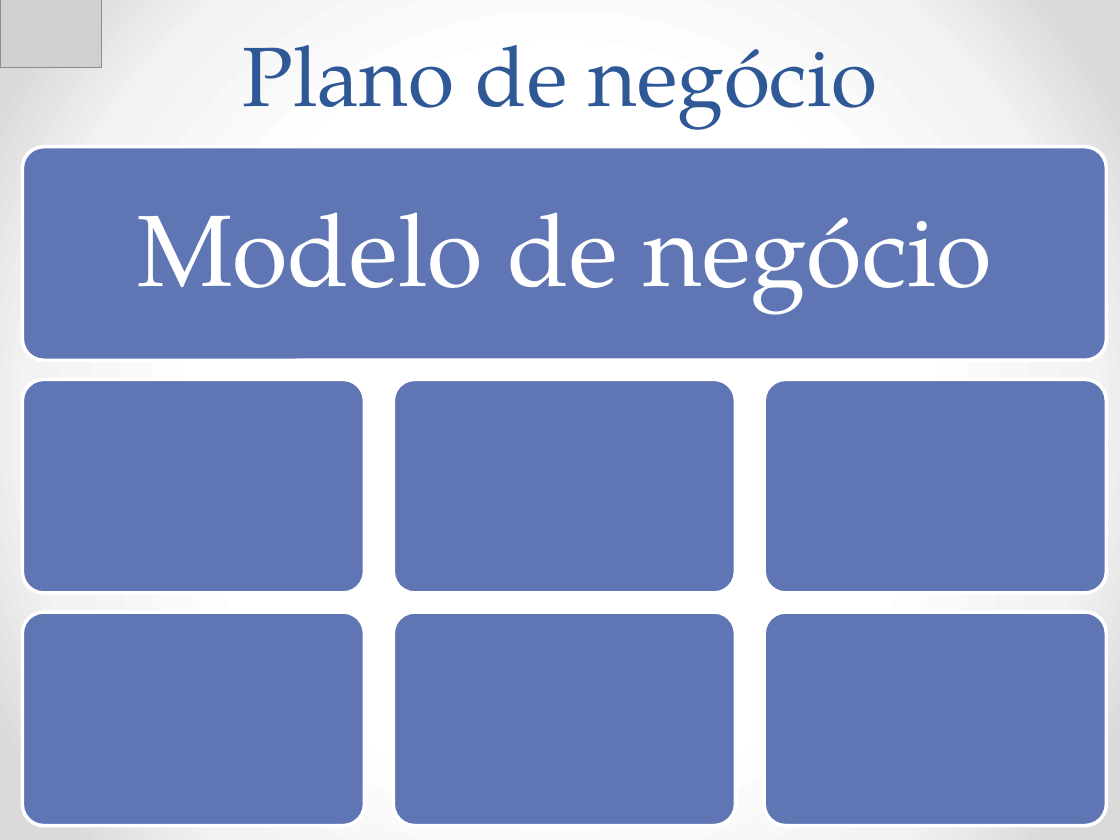
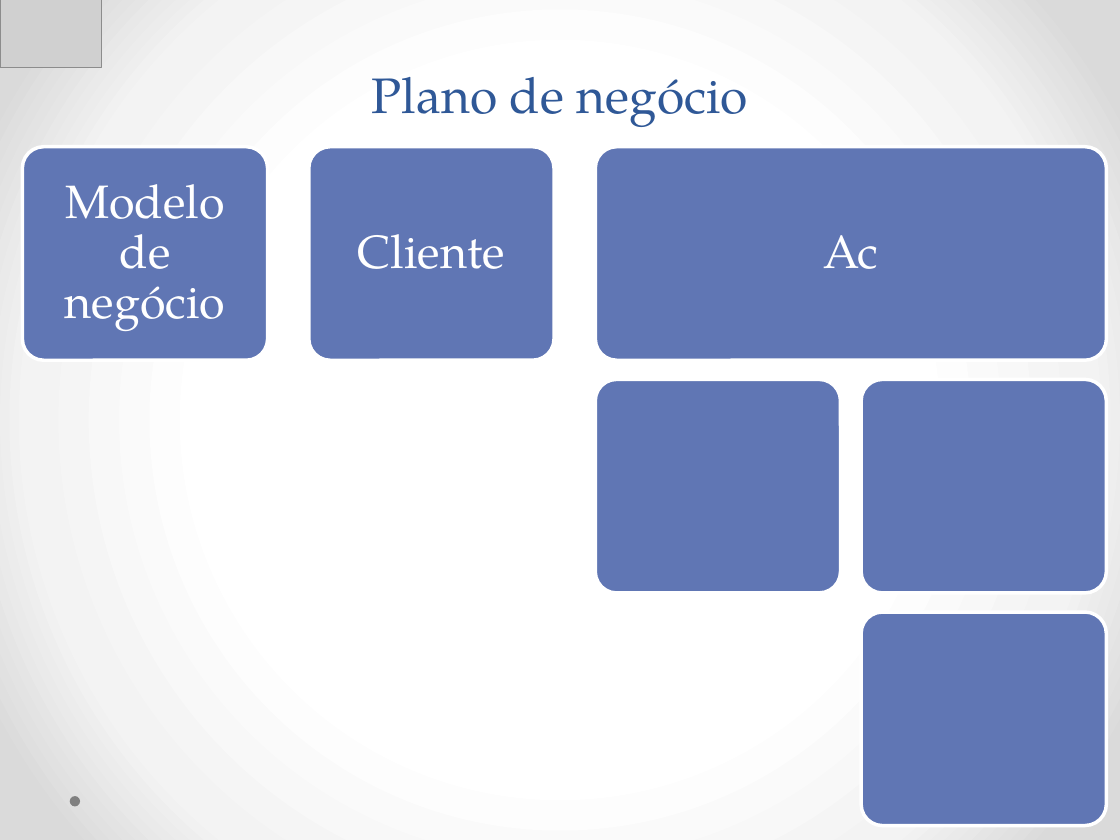
Before and after one commit to Neimarmg/TCC, a slide deck: slide 5 of Ppt-Andamento.pptx. Drawn at 1120x840 pixels with LibreOffice and Linux fonts; fonts in the diff are those of the drawing; grey boxes stand for pictures. Boxes give left, top, right and bottom in pixels: in the first picture for what was removed or moved away, otherwise in the second. Text is boxed around its words. In the diff, an @@ line names an element or a change of style, - is before the commit and + after.

```diff
--- a/Ppt-Andamento.pptx
+++ b/Ppt-Andamento.pptx
@@ title "Plano de negócio" at <box>372,77,748,127</box>: size 54 to 32 pt @@
@@ rounded rectangle: place and size @@
-rounded rectangle at <box>22,380,365,594</box>
+rounded rectangle at <box>22,147,268,361</box>
@@ rounded rectangle: place and size @@
-rounded rectangle at <box>22,612,365,825</box>
+rounded rectangle at <box>309,147,554,361</box>
@@ rounded rectangle: place and size @@
-rounded rectangle at <box>22,147,1107,361</box>
+rounded rectangle at <box>596,147,1107,361</box>
@@ text "Modelo de negócio" at <box>65,184,225,331</box>: size 65 to 30 pt; less space between paragraphs @@
@@ text added at <box>358,234,505,269</box>, 30 pt, text #FFFFFF @@
+Cliente
@@ text added at <box>823,235,878,269</box>, 30 pt, text #FFFFFF @@
+Ac
@@ rounded rectangle: place and size @@
-rounded rectangle at <box>393,380,736,594</box>
+rounded rectangle at <box>596,380,841,594</box>
@@ rounded rectangle: place and size @@
-rounded rectangle at <box>764,380,1107,594</box>
+rounded rectangle at <box>861,380,1107,594</box>
@@ rounded rectangle removed at <box>393,612,736,825</box> @@
@@ rounded rectangle: place and size @@
-rounded rectangle at <box>764,612,1107,825</box>
+rounded rectangle at <box>861,612,1107,825</box>
@@ ellipse added at <box>69,796,80,806</box>, fill #808080 @@
```
Also in this commit, not shown: 19 other slides changed, 4 slides added, 8 slides removed.
